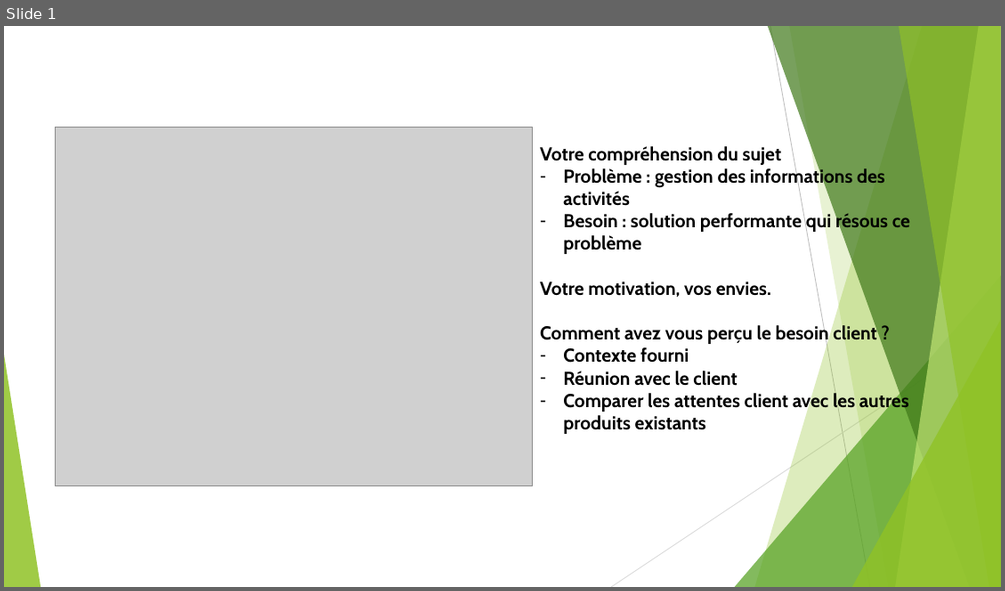
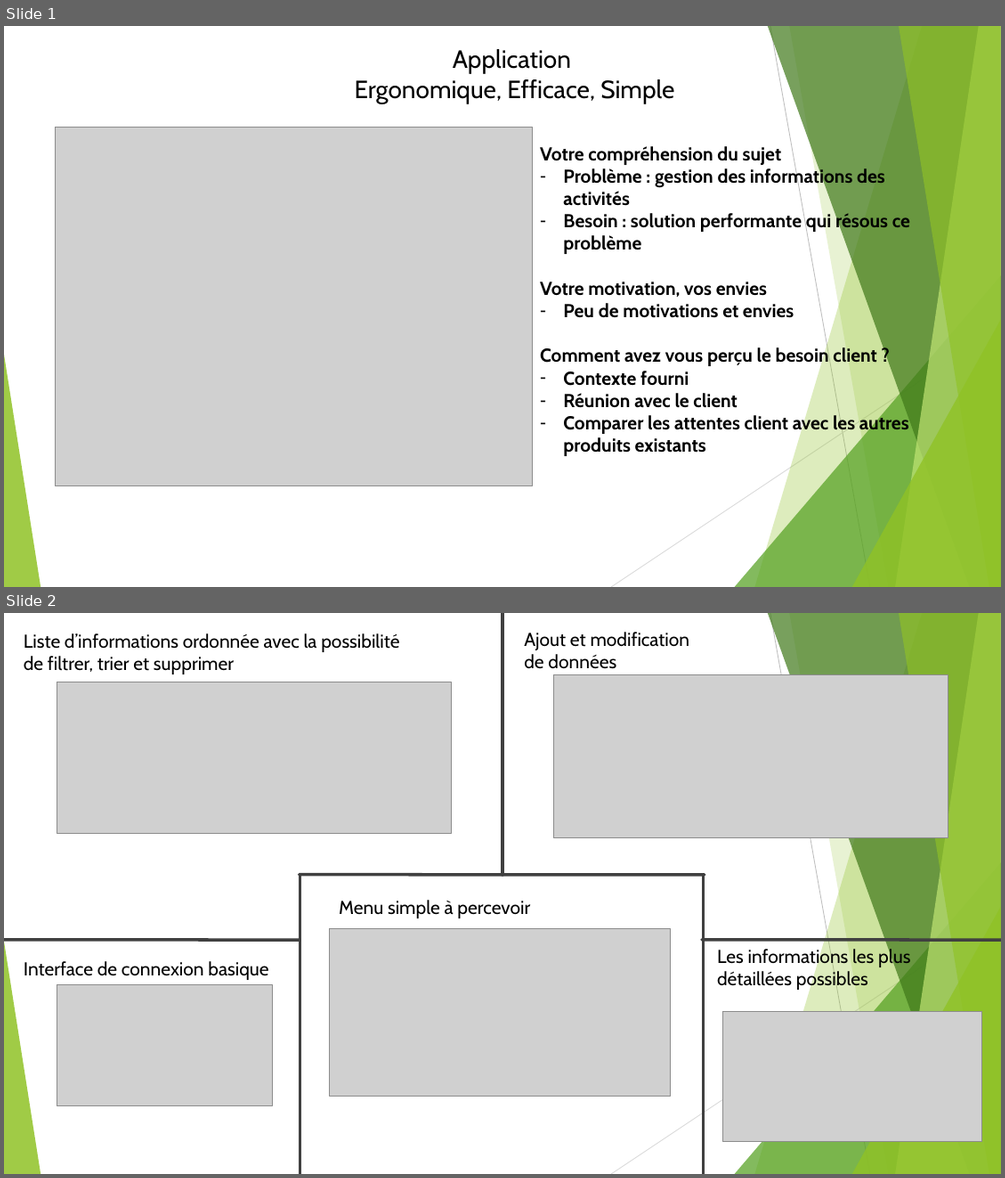
Before and after one commit to taconet1/Application-de-gestion, a slide deck: Présentation.pptx. Shown one above the other, each under a label of ours: slide 1 before the commit, slides 1 and 2 after it. The pictures are 1005x591 and 1005x1178 pixels, drawn with LibreOffice and Linux fonts; fonts in the diff are those of the drawing; grey boxes stand for pictures. Boxes give left, top, right and bottom in pixels: in the first picture for what was removed or moved away, otherwise in the second. Text is boxed around its words. In the diff, an @@ line names an element or a change of style, - is before the commit and + after.

```diff
--- a/Présentation.pptx
+++ b/Présentation.pptx
@@ slide 2 added at [4,613,1001,1174], background #FFFFFF; not listed: 10 template elements that a slide beside it also shows @@
@@ text added at [24,633,399,674], 18 pt, text #000000 @@
+Liste d’informations ordonnée avec la possibilité de filtrer, trier et supprimer
@@ line added from (502, 613) to (502, 875), #404040 3 pt @@
@@ text added at [524,632,690,669], 18 pt, text #000000 @@
+Ajout et modification de données
@@ picture added at [57,682,451,833] @@
@@ picture added at [554,675,948,838] @@
@@ line added from (704, 875) to (299, 875), #404040 3 pt @@
@@ line added from (300, 875) to (300, 1174), #404040 3 pt @@
@@ line added from (704, 875) to (704, 1174), #404040 3 pt @@
@@ text added at [339,900,530,918], 18 pt, text #000000 @@
+Menu simple à percevoir
@@ picture added at [329,929,671,1096] @@
@@ line added from (299, 940) to (4, 940), #404040 3 pt @@
@@ line added from (1001, 940) to (702, 940), #404040 3 pt @@
@@ text added at [717,947,910,990], 18 pt, text #000000 @@
+Les informations les plus détaillées possibles
@@ text added at [24,961,268,980], 18 pt, text #000000 @@
+Interface de connexion basique
@@ picture added at [57,985,272,1106] @@
@@ picture added at [722,1012,981,1142] @@
@@ slide 1 changed as well @@
@@ text added at [355,49,674,103], 24 pt, text #000000 @@
+Application
+Ergonomique, Efficace, Simple
@@ text at [540,281,793,318]: text changed @@
-Votre motivation, vos envies.
+Votre motivation, vos envies
+– Peu de motivations et envies
```
Also in this commit, not shown: 5 slides removed.
